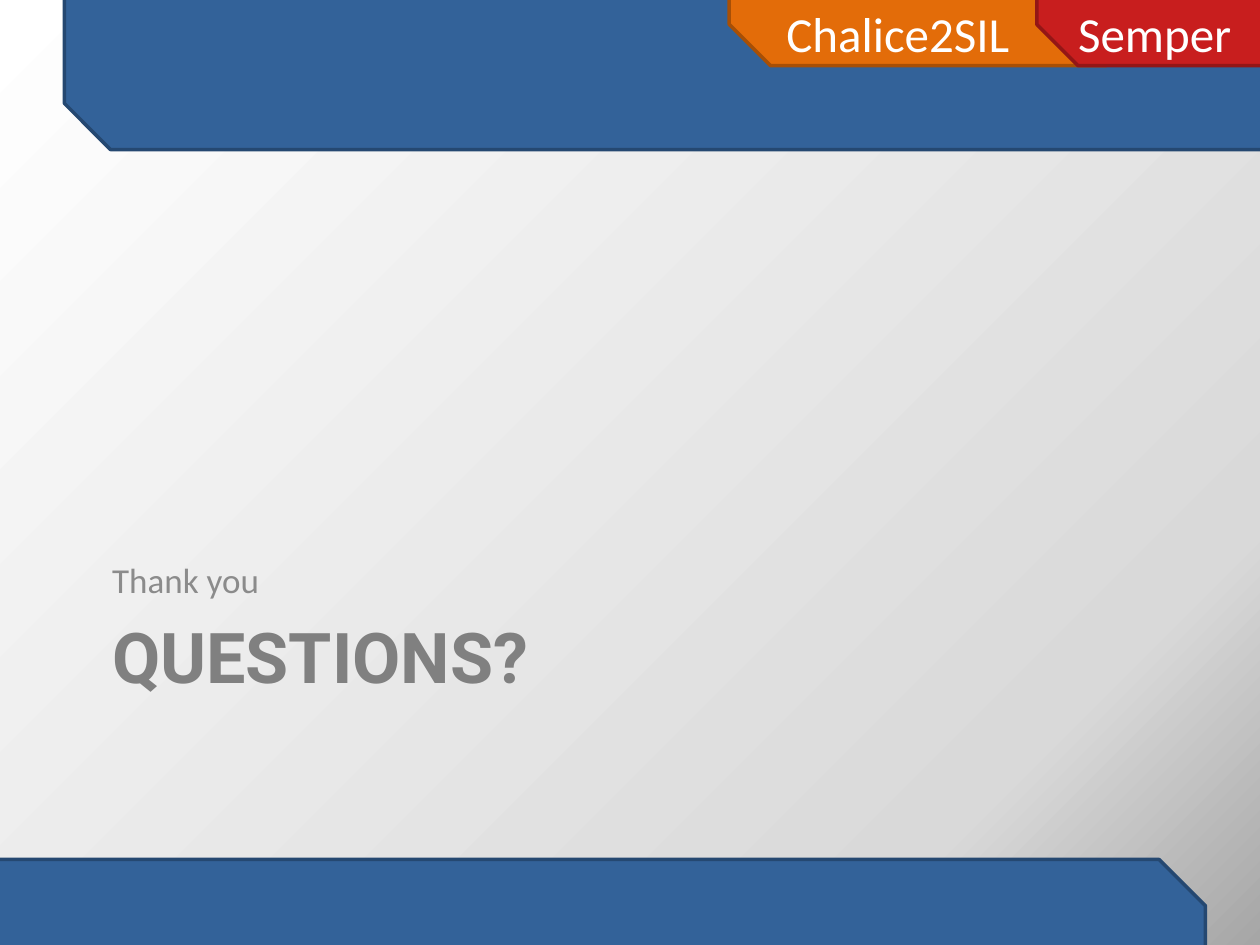
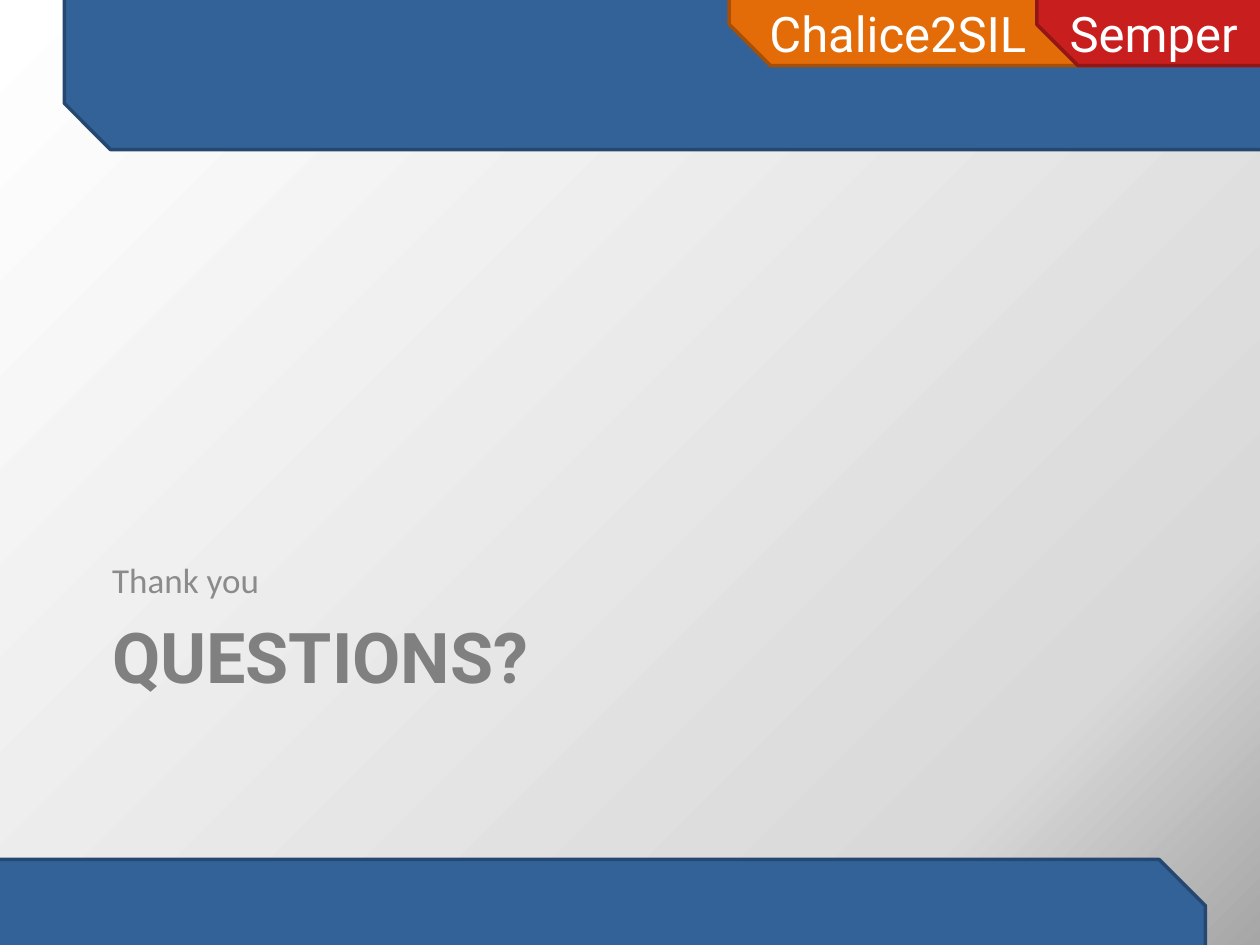
Before and after one commit to viperproject/chalice2silver, a slide deck: slide 8 of chalice2sil/doc/initial-project-presentation.pptx (slide 5 before the commit). Drawn at 1260x945 pixels with LibreOffice and Linux fonts; fonts in the diff are those of the drawing. Boxes give left, top, right and bottom in pixels: in the first picture for what was removed or moved away, otherwise in the second. Text is boxed around its words. In the diff, an @@ line names an element or a change of style, - is before the commit and + after.

```diff
--- a/chalice2sil/doc/initial-project-presentation.pptx
+++ b/chalice2sil/doc/initial-project-presentation.pptx
@@ snip diag rect "Chalice2SIL" at [730,0,1106,67]: font Calibri to Roboto @@
@@ snip diag rect "Semper" at [1037,0,1260,67]: font Calibri to Roboto @@
```
Also in this commit, not shown: 3 other slides changed, 4 slides added, 1 slide removed, 2 other files.
